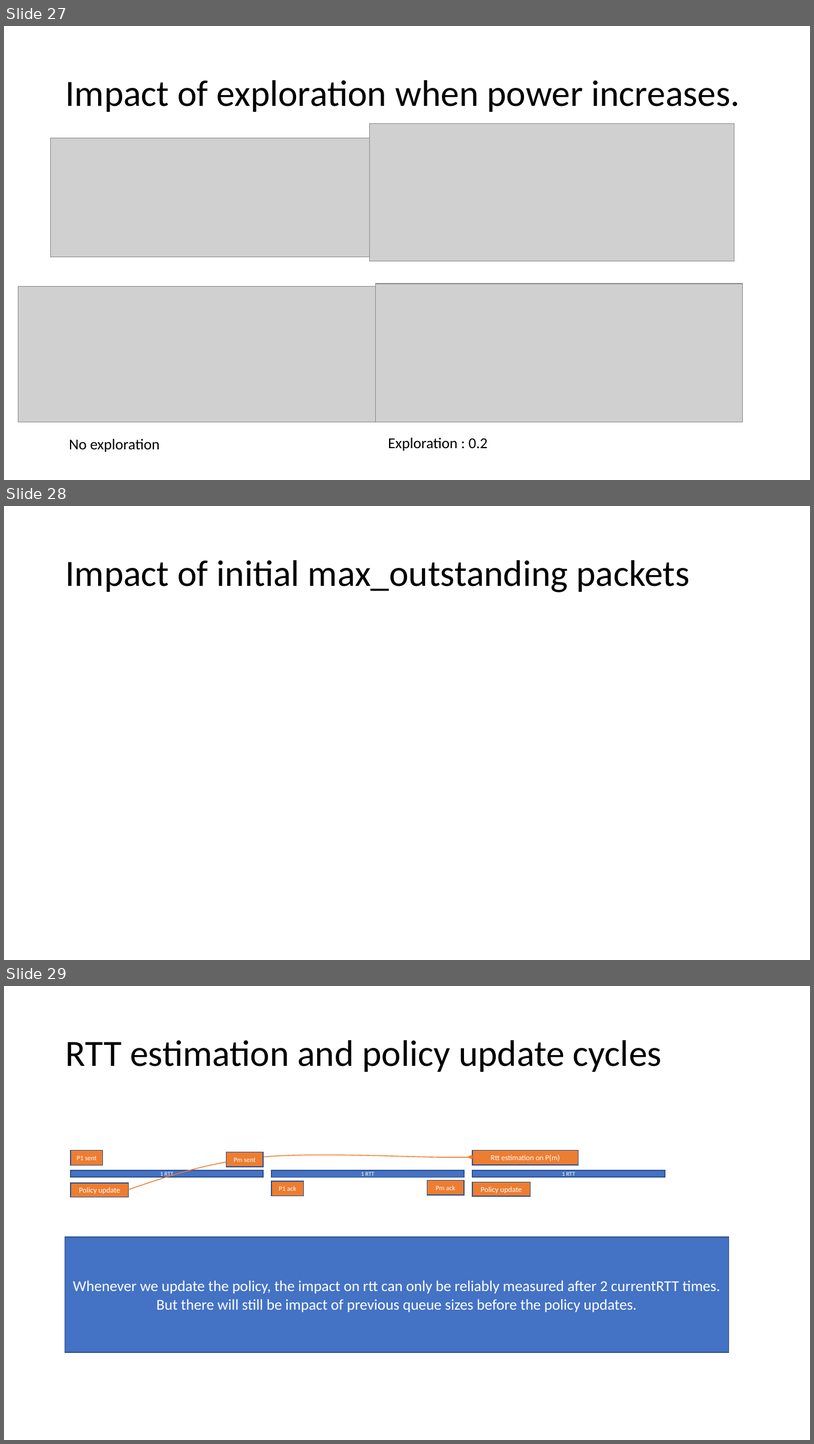
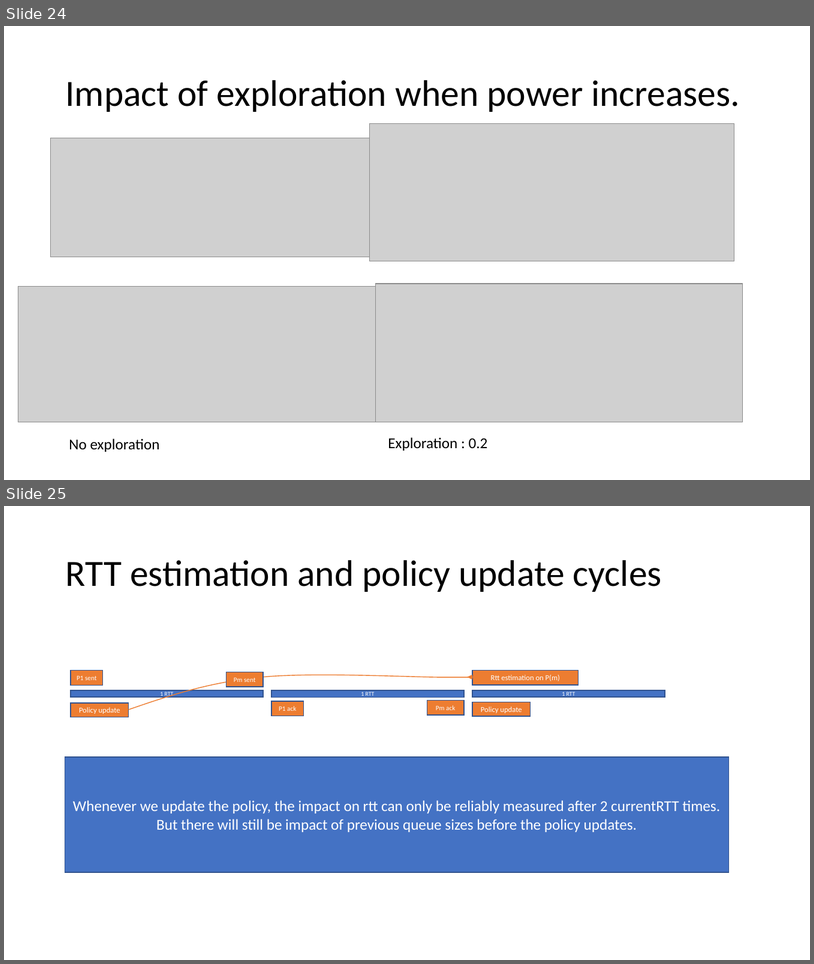
Before and after one commit to adhocmaster/pyns, a slide deck: doc/plan.pptx. Shown one above the other, each under a label of ours: slides 27, 28 and 29 before the commit, slides 24 and 25 after it. The pictures are 814x1444 and 814x964 pixels, drawn with LibreOffice and Linux fonts; fonts in the diff are those of the drawing; grey boxes stand for pictures. Boxes give left, top, right and bottom in pixels: in the first picture for what was removed or moved away, otherwise in the second. Text is boxed around its words. In the diff, an @@ line names an element or a change of style, - is before the commit and + after.

```diff
--- a/doc/plan.pptx
+++ b/doc/plan.pptx
@@ slide 28 removed at box(4, 506, 810, 960), background #FFFFFF @@
@@ title removed at box(65, 560, 690, 592) @@
-Impact of initial max_outstanding packets
@@ what was slide 27 is now slide 24 @@
@@ what was slide 29 is now slide 25 @@
```
Also in this commit, not shown: 3 other slides removed, 1 other file.
